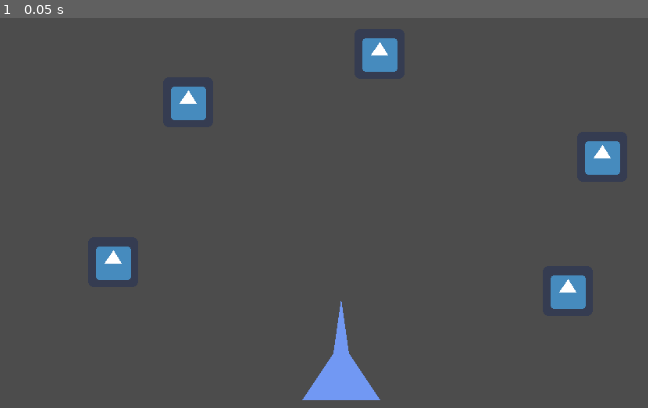
Above: before the commit, frame 1.
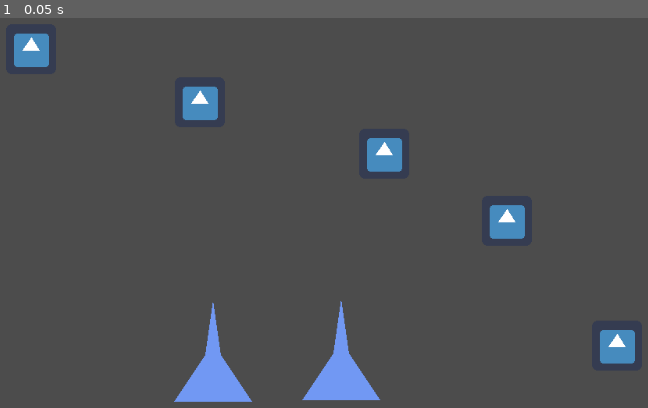
Above: after the commit, the same moment.

Repository: outerspace-probes/vcstest
Game: Godot game, scene res://Main.tscn
The game is run twice, just before and just after one commit, with the same random seed, the same clock (stepped at 60 frames per second) and the same inputs. The engine's default icon, where the game draws it, is replaced by a stand-in: a white triangle on a blue panel in a dark square.
Inputs:
- Up to frame 1 (0.05 s): no input

The runs differ from the first frame. In frame 1, 5.3% of the frame differs, in the area x 2-98%, y 3-99%.

Commit message:
Update Main.tscn

Diff:
--- a/Main.tscn
+++ b/Main.tscn
@@ -5,26 +5,31 @@
 [node name="Main" type="Node"]
 
 [node name="Player" type="Sprite" parent="."]
-position = Vector2( 228, 363 )
+position = Vector2( 123, 90 )
 texture = ExtResource( 1 )
 
 [node name="Player2" type="Sprite" parent="."]
-position = Vector2( 324, 158 )
+position = Vector2( 339, 158 )
 texture = ExtResource( 1 )
 
 [node name="Player3" type="Sprite" parent="."]
-position = Vector2( 810, 400 )
+position = Vector2( 873, 470 )
 texture = ExtResource( 1 )
 
 [node name="Player4" type="Sprite" parent="."]
-position = Vector2( 569, 96 )
+position = Vector2( 575, 224 )
 texture = ExtResource( 1 )
 
 [node name="Player5" type="Sprite" parent="."]
-position = Vector2( 854, 228 )
+position = Vector2( 732, 310 )
 texture = ExtResource( 1 )
 
 [node name="Polygon2D" type="Polygon2D" parent="."]
 position = Vector2( 520, 470 )
 color = Color( 0.447059, 0.6, 0.956863, 1 )
 polygon = PoolVector2Array( -50, 70, 50, 70, 10, 10, 0, -60, -10, 10 )
+
+[node name="Polygon2D2" type="Polygon2D" parent="."]
+position = Vector2( 356, 472 )
+color = Color( 0.447059, 0.6, 0.956863, 1 )
+polygon = PoolVector2Array( -50, 70, 50, 70, 10, 10, 0, -60, -10, 10 )
